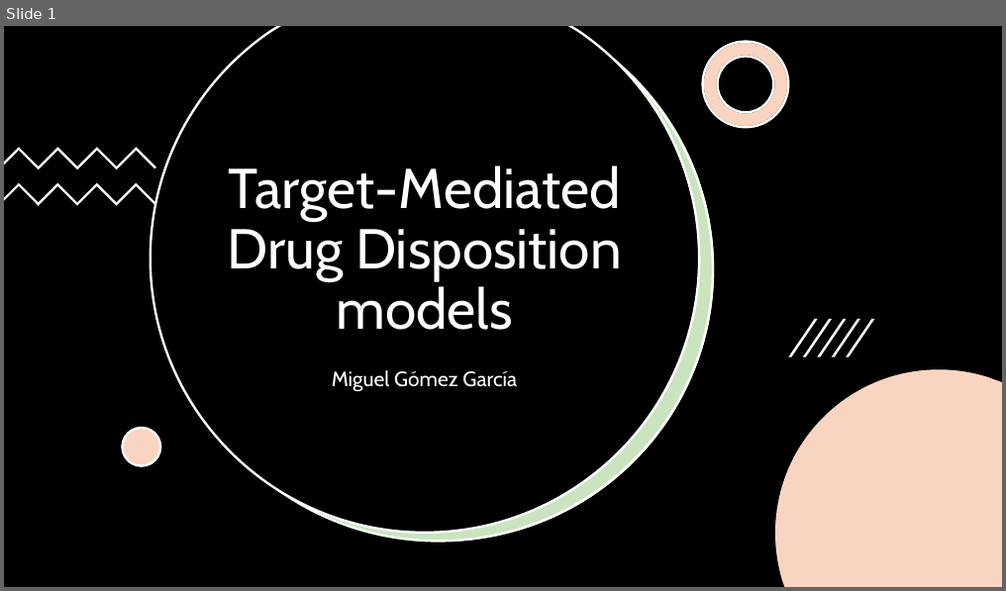
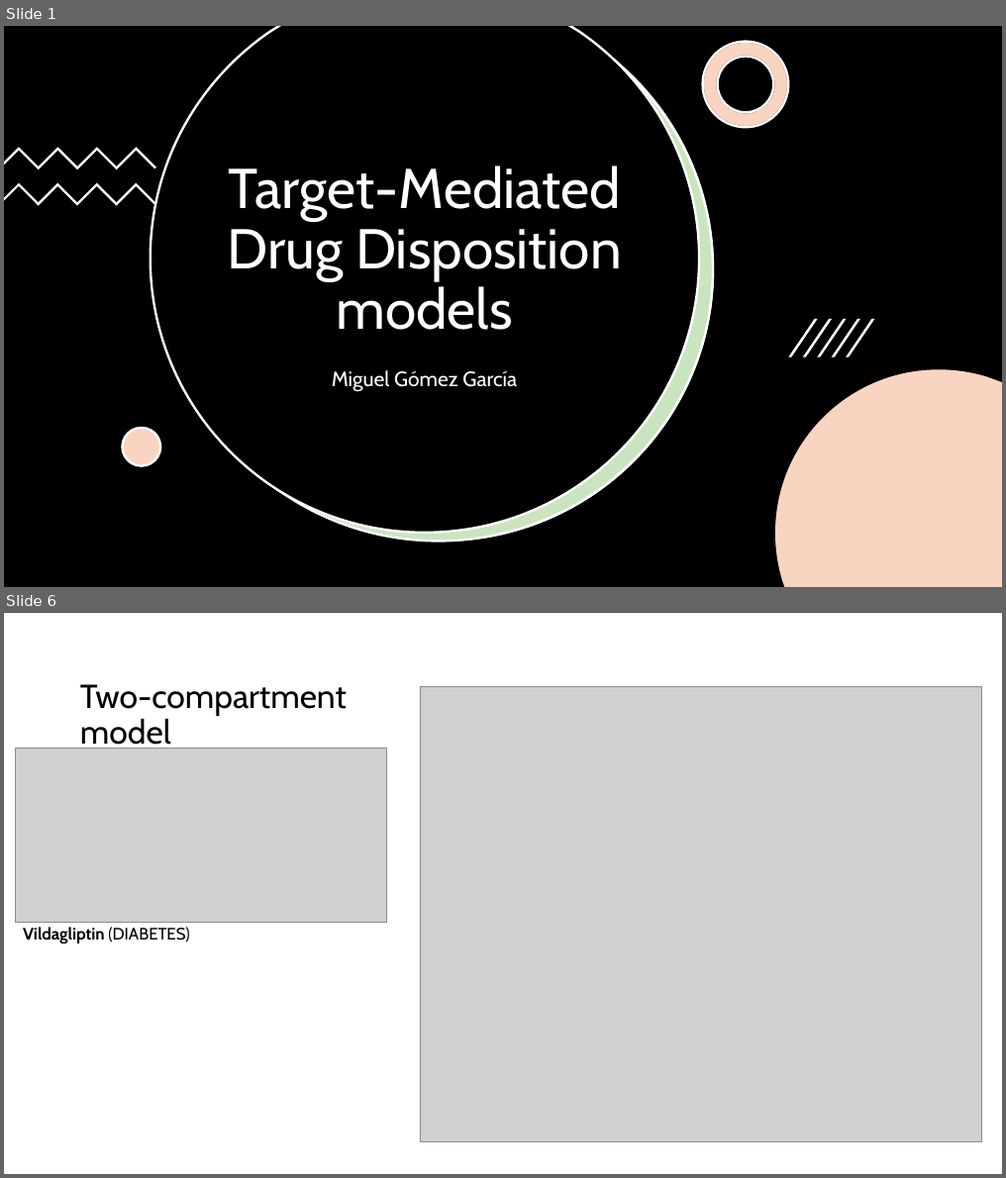
Before and after one commit to MiguelGomGar/TMDD_models_intro, a slide deck: docs/defensa.pptx. Shown one above the other, each under a label of ours: slide 1 before the commit, slides 1 and 6 after it; the slides between them are not shown. The pictures are 1006x591 and 1006x1178 pixels, drawn with LibreOffice and Linux fonts; fonts in the diff are those of the drawing; grey boxes stand for pictures. Boxes give left, top, right and bottom in pixels: in the first picture for what was removed or moved away, otherwise in the second. Text is boxed around its words. In the diff, an @@ line names an element or a change of style, - is before the commit and + after.

Commit message:
completar el resto de modelos, obtener gráficos y terminar presentación

```diff
--- a/docs/defensa.pptx
+++ b/docs/defensa.pptx
@@ slide 6 added at (4, 613, 1002, 1174), background #FFFFFF @@
@@ title added at (80, 684, 347, 753), 32 pt, text #000000 @@
+Two-compartment model
@@ picture added at (420, 686, 982, 1143) @@
@@ picture added at (15, 748, 386, 922) @@
@@ text added at (23, 927, 189, 944), 16 pt, text #000000, bold @@
+Vildagliptin (DIABETES)
```
Also in this commit, not shown: 1 slide changed, 7 other slides added, 1 slide removed, 13 other files.
